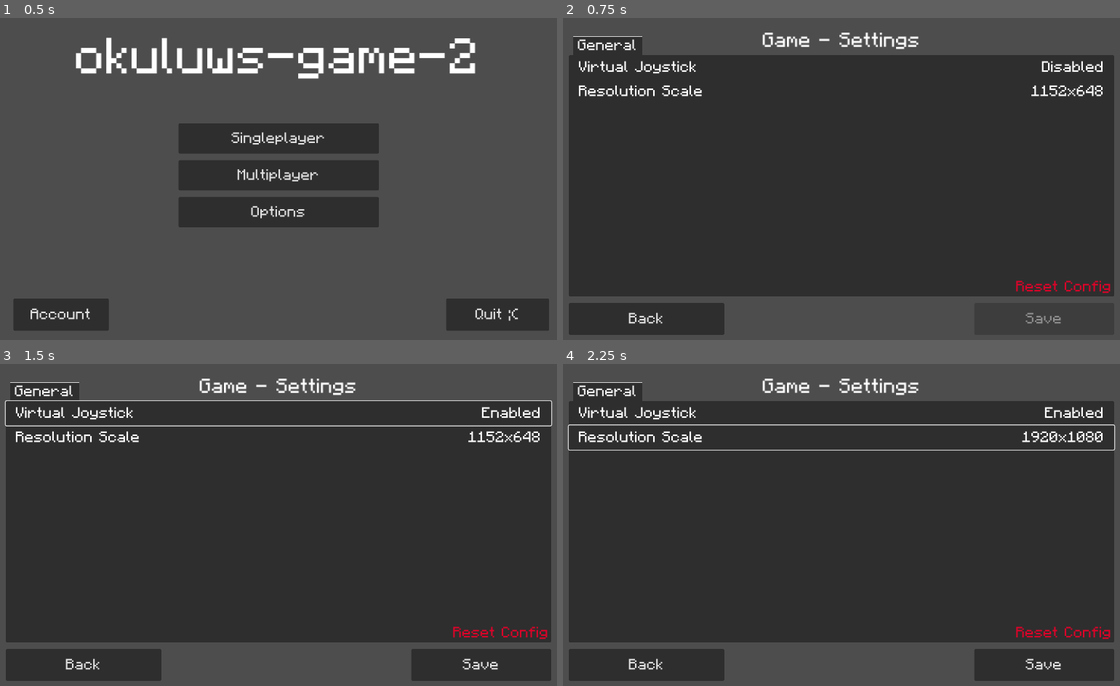
Above: before the commit, frames 1-4 (two rows, left to right).
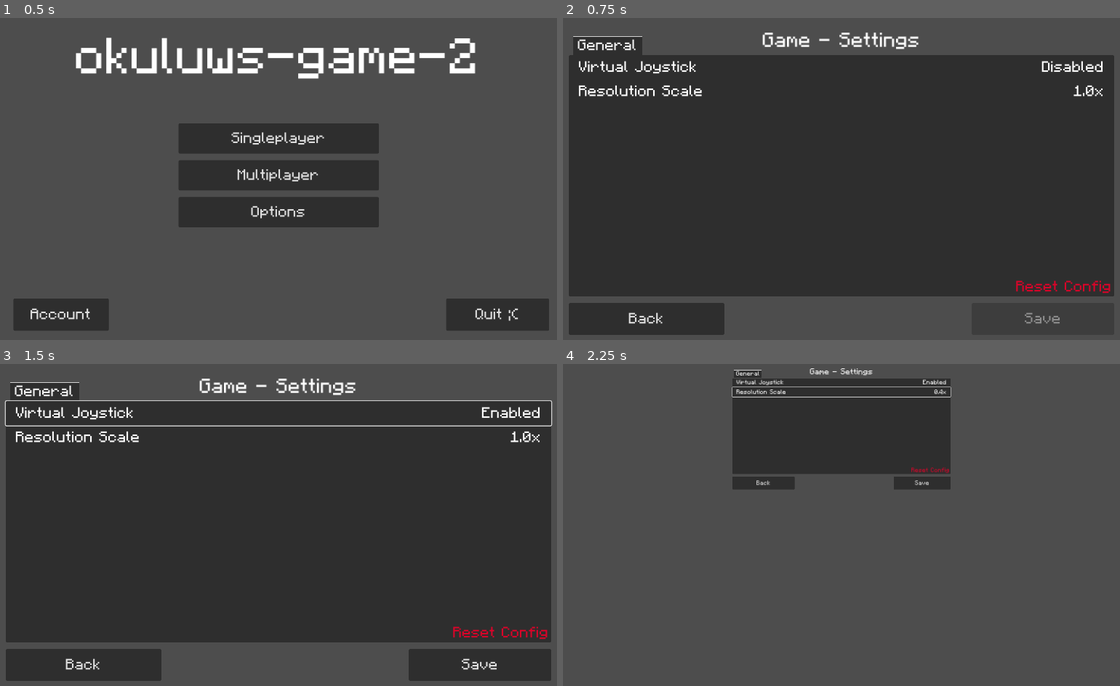
Above: after the commit, the same moments.

Repository: okuluws/okuluws_game_2_godot
Game: Godot game, scene res://main/main.tscn
The game is run twice, just before and just after one commit, with the same random seed, the same clock (stepped at 60 frames per second) and the same inputs.
Inputs:
- Up to frame 1 (0.5 s): no input
- Up to frame 2 (0.75 s): click "Options" at 0.5 s
- Up to frame 3 (1.5 s): click "Virtual Joystick" at 1.25 s
- Up to frame 4 (2.25 s): click "Resolution Scale" at 2 s

Frame 1 is identical in both runs. In frame 2, 0.3% of the frame differs, in the area x 82-97%, y 20-95%; in frame 3, 0.3%; in frame 4, 72%, in the area x 0-100%, y 1-99%.

Commit message:
hea

Diff:
--- a/home/game_options.gd
+++ b/home/game_options.gd
@@ -1,9 +1,10 @@
 extends CanvasLayer
 
 
+@onready var main = $"/root/Main"
 @onready var home = $"../"
 @onready var virtual_joystick_value_label = $"TabContainer/General/VirtualJoystickButton/Label2"
-@onready var content_scale_size_value_label = $"TabContainer/General/ResolutionButton/Label2"
+@onready var content_scale_factor_value_label = $"TabContainer/General/ContentScaleFactor/Label2"
 @onready var save_button = $"Save"
 
 
@@ -12,39 +13,34 @@
 
 
 func _display_config():
-	virtual_joystick_value_label.text = "Enabled" if home.config.get_value("gameplay", "virtual_joystick") else "Disabled"
-	var content_scale_size_value = home.config.get_value("video", "content_scale_size")
-	content_scale_size_value_label.text = "%dx%d" % [content_scale_size_value.x, content_scale_size_value.y]
+	virtual_joystick_value_label.text = "Enabled" if main.get_virtual_joystick() else "Disabled"
+	content_scale_factor_value_label.text = "%.1fx" % main.get_content_scale_factor()
 
-	save_button.disabled = home.config.encode_to_text().hash() == home.latest_load_config_hash
+	save_button.disabled = not main.config_has_changes()
 
 
 
 
 func _on_back_pressed():
-	home.config.clear()
-	home.load_config()
 	home.add_child(load("res://home/title_screen.tscn").instantiate())
 	queue_free()
 
 
 func _on_virtual_joystick_button_pressed():
-	home.config.set_value("gameplay", "virtual_joystick", not home.config.get_value("gameplay", "virtual_joystick"))
+	main.set_virtual_joystick(not main.get_virtual_joystick())
 	_display_config()
 
 
-func _on_resolution_button_pressed():
-	home.config.set_value("video", "content_scale_size", Vector2(1920, 1080))
+func _on_content_scale_factor_pressed():
+	main.set_content_scale_factor(0.4)
 	_display_config()
 
 
 func _on_save_pressed():
-	home.save_config()
-	home.load_config()
-	_ready()
+	main.save_config()
+	_display_config()
 
 
 func _on_reset_config_button_pressed():
-	home.save_standart_config()
-	home.load_config()
-	_ready()
+	main.reset_config()
+	_display_config()
--- a/home/game_options.tscn
+++ b/home/game_options.tscn
@@ -71,7 +71,7 @@
 grow_vertical = 2
 horizontal_alignment = 2
 
-[node name="ResolutionButton" type="Button" parent="TabContainer/General"]
+[node name="ContentScaleFactor" type="Button" parent="TabContainer/General"]
 layout_mode = 1
 anchors_preset = 1
 anchor_left = 1.0
@@ -82,7 +82,7 @@
 grow_horizontal = 0
 flat = true
 
-[node name="Label" type="Label" parent="TabContainer/General/ResolutionButton"]
+[node name="Label" type="Label" parent="TabContainer/General/ContentScaleFactor"]
 layout_mode = 1
 anchors_preset = 4
 anchor_top = 0.5
@@ -94,7 +94,7 @@
 grow_vertical = 2
 text = "Resolution Scale"
 
-[node name="Label2" type="Label" parent="TabContainer/General/ResolutionButton"]
+[node name="Label2" type="Label" parent="TabContainer/General/ContentScaleFactor"]
 layout_mode = 1
 anchors_preset = 6
 anchor_left = 1.0
@@ -140,38 +140,32 @@
 text = "Reset Config"
 
 [node name="Back" type="Button" parent="."]
-anchors_preset = 3
-anchor_left = 1.0
-anchor_top = 1.0
-anchor_right = 1.0
-anchor_bottom = 1.0
-offset_left = -1116.0
-offset_top = -79.0
-offset_right = -808.0
-offset_bottom = -16.0
-grow_horizontal = 0
-grow_vertical = 0
+anchors_preset = 5
+anchor_left = 0.5
+anchor_right = 0.5
+offset_left = -540.0
+offset_top = 569.0
+offset_right = -232.0
+offset_bottom = 632.0
+grow_horizontal = 2
 theme = ExtResource("2_prsvr")
 text = "Back"
 
 [node name="Save" type="Button" parent="."]
-anchors_preset = 3
-anchor_left = 1.0
-anchor_top = 1.0
-anchor_right = 1.0
-anchor_bottom = 1.0
-offset_left = -313.0
-offset_top = -79.0
-offset_right = -36.0
-offset_bottom = -16.0
-grow_horizontal = 0
-grow_vertical = 0
+anchors_preset = 5
+anchor_left = 0.5
+anchor_right = 0.5
+offset_left = 258.0
+offset_top = 569.0
+offset_right = 540.0
+offset_bottom = 632.0
+grow_horizontal = 2
 theme = ExtResource("2_prsvr")
 disabled = true
 text = "Save"
 
 [connection signal="pressed" from="TabContainer/General/VirtualJoystickButton" to="." method="_on_virtual_joystick_button_pressed"]
-[connection signal="pressed" from="TabContainer/General/ResolutionButton" to="." method="_on_resolution_button_pressed"]
+[connection signal="pressed" from="TabContainer/General/ContentScaleFactor" to="." method="_on_content_scale_factor_pressed"]
 [connection signal="pressed" from="TabContainer/General/ResetConfigButton" to="." method="_on_reset_config_button_pressed"]
 [connection signal="pressed" from="Back" to="." method="_on_back_pressed"]
 [connection signal="pressed" from="Save" to="." method="_on_save_pressed"]
--- a/home/main.gd
+++ b/home/main.gd
@@ -1,32 +1,10 @@
 extends CanvasLayer
 
 
-const CONFIG_PATH = "user://options.cfg"
 @onready var pocketbase = $"../Pocketbase"
 var config = ConfigFile.new()
 var latest_load_config_hash
 
 
 func _ready():
-	if not FileAccess.file_exists(CONFIG_PATH):
-		save_standart_config()
-	load_config()
 	pocketbase.ready.connect(func(): add_child(load("res://home/title_screen.tscn").instantiate()))
-
-
-
-func save_standart_config():
-	config.clear()
-	config.set_value("gameplay", "virtual_joystick", OS.has_feature("mobile"))
-	config.set_value("video", "content_scale_size", Vector2(1152, 648))
-	save_config()
-
-
-func load_config():
-	if config.load(CONFIG_PATH) != OK: push_error(); return
-	latest_load_config_hash = config.encode_to_text().hash()
-	get_tree().root.content_scale_size = config.get_value("video", "content_scale_size")
-
-
-func save_config():
-	if config.save(CONFIG_PATH) != OK: push_error(); return
--- a/main/main.gd
+++ b/main/main.gd
@@ -1,7 +1,13 @@
 extends Node
 
 
+var _config = ConfigFile.new()
+var _config_hash
+
+
 func _ready():
+	if not FileAccess.file_exists("options.cfg"): reset_config()
+	load_config()
 	#print(IP.get_local_interfaces())
 	#var k = Crypto.new().generate_rsa(256)
 	#print(k.save_to_string())
@@ -13,3 +19,43 @@
 	if what == NOTIFICATION_WM_CLOSE_REQUEST:
 		get_tree().quit()
 		print("closing game")
+
+
+func load_config():
+	if _config.load("user://options.cfg") != OK: push_error(); return
+	set_content_scale_factor(get_content_scale_factor())
+	set_virtual_joystick(get_virtual_joystick())
+	_config_hash = _config.encode_to_text().hash()
+
+
+func save_config():
+	if _config.save("user://options.cfg") != OK: push_error(); return
+	_config_hash = _config.encode_to_text().hash()
+
+
+func reset_config():
+	_config.clear()
+	set_content_scale_factor(1.0)
+	set_virtual_joystick(OS.has_feature("mobile"))
+	save_config()
+
+
+func set_content_scale_factor(val):
+	_config.set_value("video", "content_scale_factor", val)
+	get_tree().root.content_scale_factor = val
+
+
+func get_content_scale_factor():
+	return _config.get_value("video", "content_scale_factor")
+
+
+func set_virtual_joystick(val):
+	_config.set_value("gameplay", "virtual_joystick", val)
+
+
+func get_virtual_joystick():
+	return _config.get_value("gameplay", "virtual_joystick")
+
+
+func config_has_changes():
+	return _config.encode_to_text().hash() != _config_hash
--- a/players/player/player_ui.gd
+++ b/players/player/player_ui.gd
@@ -3,6 +3,7 @@
 extends CanvasLayer
 
 
+@onready var main = $"/root/Main"
 @onready var player = $"../"
 @onready var inventory_ui = $"Inventory"
 @onready var hotbar_ui = $"Hotbar"
@@ -27,6 +28,9 @@
 				_spawn_punch(event.position)
 	)
 
+	if not main.get_virtual_joystick():
+		$"MovementJoypadSpawnArea".disabled = true
+		$"MovementJoypadSpawnArea".mouse_filter = Control.MOUSE_FILTER_IGNORE
 
 
 func _process(_delta):
